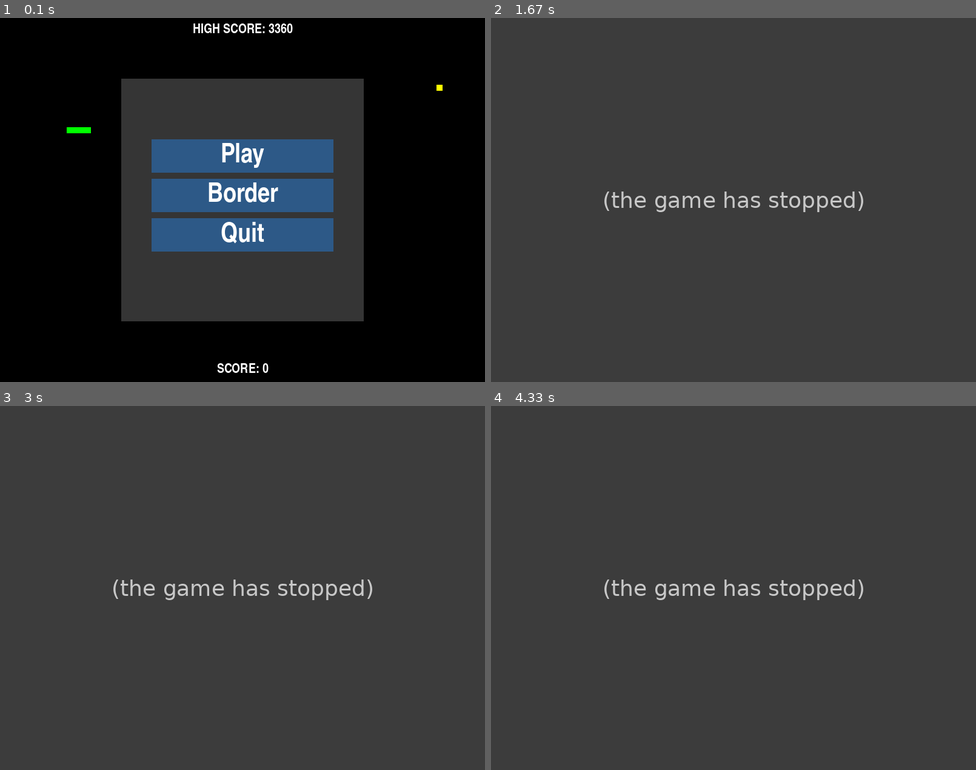
Above: before the commit, frames 1-4 (two rows, left to right).
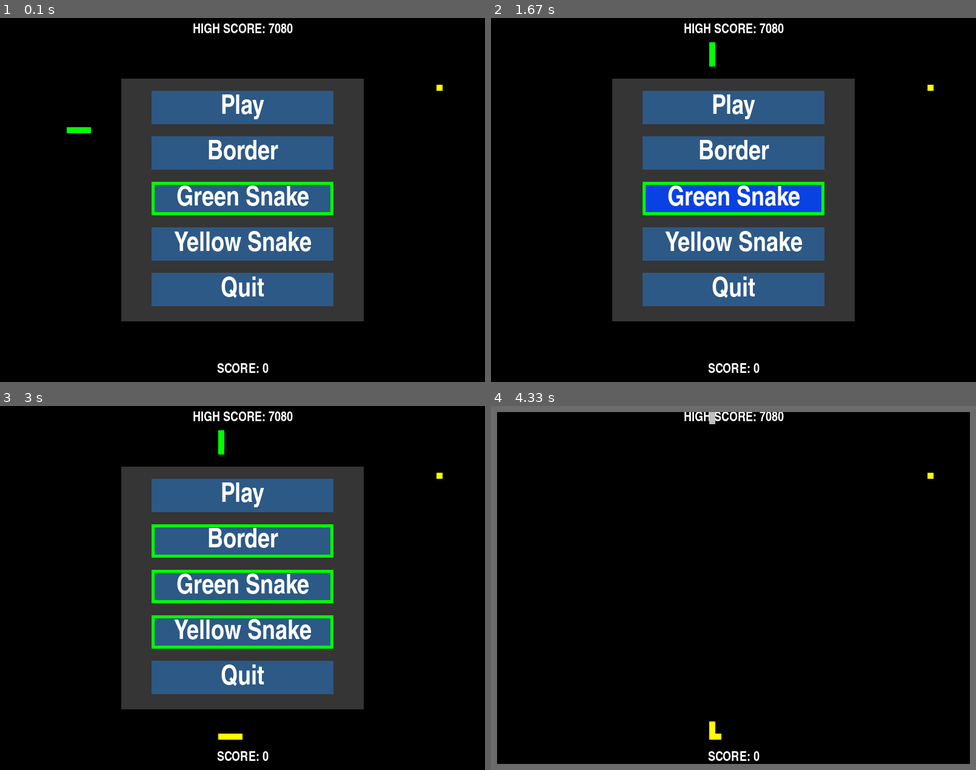
Above: after the commit, the same moments.

Repository: Maiku-san/Snake-PyGame
Game: pygame game, started from SnakeGame.py
Same seed, same stepped clock (60 frames per second), same inputs: the game is played once before the commit and once after it.
Inputs (mouse positions are in pixels of both pictures, inside the frame that each line leads up to):
- Up to frame 1 (0.1 s): no input
- Up to frame 2 (1.67 s): click (733, 200) at 0.38 s; click (733, 243) at 0.72 s, where only the run after the commit has a clickable "Yellow Snake"; click "Yellow Snake" at 1.05 s; click "Green Snake" at 1.38 s
- Up to frame 3 (3 s): click (252, 464) at 1.72 s; click (247, 624) at 2.05 s; click (227, 526) at 2.38 s; click (174, 511) at 2.72 s
- Up to frame 4 (4.33 s): click "Play" at 3.05 s; tap Up at 3.33 s; hold D 3.67-4.13 s; hold W from 4.17 s (still down)

The runs differ from the first frame. In frame 1, 13% of the frame differs, in the area x 31-69%, y 1-80%; in frame 2, 84%; in frame 3, 84%; in frame 4, 100%, in the area x 0-100%, y 0-100%.
Before the commit the program exited at 0.77 s; later frames show no game.

Commit message:
added second snake

Diff:
--- a/SnakeGame.py
+++ b/SnakeGame.py
@@ -17,10 +17,11 @@
 
 # class instances
 game = Game(list_of_fonts)
-snake_1 = Snake(game, 'green')
-input_control = InputControl(game, snake_1)
+snake_1 = Snake(game, 'green', True)
+snake_2 = Snake(game, 'yellow', False)
+input_control = InputControl(game, snake_1, snake_2)
 fruit_1 = Fruit(game.tile_size, game.WIDTH, game.HEIGHT)
-basket = Basket(game, snake_1, fruit_1)
+basket = Basket(game, snake_1, snake_2, fruit_1)
 
 # game loop
 while game.is_on:
@@ -35,6 +36,7 @@
 	input_control.handle_input()
 	# handle player
 	snake_1.update()
+	snake_2.update()
 	# handle fruit
 	basket.of_fruits()
 	# show game screens
--- a/SnakeHighScore.txt
+++ b/SnakeHighScore.txt
@@ -1 +1 @@
-3360
+7080
--- a/classes/Basket.py
+++ b/classes/Basket.py
@@ -2,9 +2,10 @@
 
 class Basket:
 
-	def __init__(self, game, snake_1, fruit_1):
+	def __init__(self, game, snake_1, snake_2, fruit_1):
 		self.game = game
 		self.snake_1 = snake_1
+		self.snake_2 = snake_2
 		self.fruits = [fruit_1]
 
 	def of_fruits(self):
@@ -14,32 +15,48 @@
 
 	# deal with fruit eating
 	def check_fruit(self, fruit):
-		if self.snake_1.head_position[0] == fruit.position[0] and self.snake_1.head_position[1] == fruit.position[1]:
-			# check fruit effects
+		if self.snake_1.is_active == True:
+			if self.snake_1.head_position[0] == fruit.position[0] and self.snake_1.head_position[1] == fruit.position[1]:
+				self.check_fruit_effect(fruit, self.snake_1)
+
+				self.snake_1.body_position.insert(0, list(self.snake_1.head_position))
+
+				fruit.position, fruit.color = fruit.spawn(self.snake_1.body_position, self.snake_1.is_active, self.snake_2.body_position, self.snake_2.is_active)
+
+		if self.snake_2.is_active == True:
+			if self.snake_2.head_position[0] == fruit.position[0] and self.snake_2.head_position[1] == fruit.position[1]:
+				self.check_fruit_effect(fruit, self.snake_2)
+
+				self.snake_2.body_position.insert(0, list(self.snake_2.head_position))
+
+				fruit.position, fruit.color = fruit.spawn(self.snake_1.body_position, self.snake_1.is_active, self.snake_2.body_position, self.snake_2.is_active)
+
+	def check_fruit_effect(self, fruit, snake):
+		# check fruit effects
 			# GREEN FRUIT
 			if fruit.color == 'green':
-				if self.snake_1.color == 'blue':
+				if snake.color == 'blue':
 					self.game.score += 10 * 2
 				self.game.score += 10
 				# shrink
 				for _ in range(5):
-					if len(self.snake_1.body_position) > 0:
-						self.snake_1.body_position.pop()
+					if len(snake.body_position) > 0:
+						snake.body_position.pop()
 				# get faster!!
-				if self.snake_1.speed_index != len(self.snake_1.speed_options) - 1:
-					self.snake_1.speed_index += 1
-					self.snake_1.speed = self.snake_1.speed_options[self.snake_1.speed_index]
-					self.snake_1.frame_buffer = self.game.fps / self.snake_1.speed
+				if snake.speed_index != len(snake.speed_options) - 1:
+					snake.speed_index += 1
+					snake.speed = snake.speed_options[snake.speed_index]
+					snake.frame_buffer = self.game.fps / snake.speed
 			# BLUE FRUIT
 			if fruit.color == 'blue':
-				if self.snake_1.color == 'blue':
+				if snake.color == 'blue':
 					self.game.score += 15 * 2
 				self.game.score += 15
-				self.snake_1.color = 'blue'
-				self.snake_1.time_being_blue = 0
+				snake.color = 'blue'
+				snake.time_being_blue = 0
 			# YELLOW FRUIT
 			if fruit.color == 'yellow':
-				if self.snake_1.color == 'blue':
+				if snake.color == 'blue':
 					self.game.score += 25 * 2
 				self.game.score += 25
 
@@ -48,18 +65,14 @@
 					self.fruits.append(Fruit(self.game.tile_size, self.game.WIDTH, self.game.HEIGHT))
 			# RED FRUIT
 			if fruit.color == 'red':
-				if self.snake_1.color == 'blue':
+				if snake.color == 'blue':
 					self.game.score += 50 * 2
 				self.game.score += 25
 				# growth spurt
 				for _ in range(5):
-					self.snake_1.body_position.insert(0, list(self.snake_1.head_position))
+					snake.body_position.insert(0, list(snake.head_position))
 				# slow down
-				if self.snake_1.speed_index != 1:
-					self.snake_1.speed_index -= 1
-					self.snake_1.speed = self.snake_1.speed_options[self.snake_1.speed_index]
-					self.snake_1.frame_buffer = self.game.fps / self.snake_1.speed
-
-			self.snake_1.body_position.insert(0, list(self.snake_1.head_position))
-
-			fruit.position, fruit.color = fruit.spawn(self.snake_1.body_position)
+				if snake.speed_index != 1:
+					snake.speed_index -= 1
+					snake.speed = snake.speed_options[snake.speed_index]
+					snake.frame_buffer = self.game.fps / snake.speed
--- a/classes/Button.py
+++ b/classes/Button.py
@@ -2,13 +2,14 @@
 
 class Button:
 
-    def __init__(self, position_x, position_y, width, height, text_content, clicked):
+    def __init__(self, position_x, position_y, width, height, text_content, clicked, toggled):
         self.position_x = position_x
         self.position_y = position_y
         self.width = width
         self.height = height
         self.text_content = text_content
         self.clicked = clicked
+        self.toggled = toggled
 
         self.rectangle = pygame.Rect(position_x, position_y, width, height)
 
--- a/classes/Fruit.py
+++ b/classes/Fruit.py
@@ -10,19 +10,29 @@
 		self.color = random.choice(['red', 'green', 'blue', 'yellow'])
 		print(f"fruit position: {self.position}")
 
+
 	def get_fruit_position(self):
 		return [
 			int(random.randint(self.tile_size, self.window_WIDTH - self.tile_size*2) / self.tile_size) * self.tile_size,
 			int(random.randint(self.tile_size, self.window_HEIGHT - self.tile_size*2) / self.tile_size) * self.tile_size
 			]
 
-	def spawn(self, snake_1_body_position):
+	def spawn(self, snake_1_body_position, snake_1_is_active, snake_2_body_position, snake_2_is_active):
 		fruit_position = self.get_fruit_position()
 		fruit_color = random.choice(['red', 'green', 'blue', 'yellow'])
 
-		while fruit_position in snake_1_body_position:
-			print("fruit attempted to spawn in a position occupied by a snake's body")
-			fruit_position = self.get_fruit_position()
+		# while fruit_position in snake_1_body_position or fruit_position in snake_2_body_position:
+		# 	print("fruit attempted to spawn in a position occupied by a snake's body")
+		# 	fruit_position = self.get_fruit_position()
+		while True:
+			if snake_1_is_active and fruit_position in snake_1_body_position:
+				fruit_position = self.get_fruit_position()
+				continue
+			if snake_2_is_active and fruit_position in snake_2_body_position:
+				fruit_position = self.get_fruit_position()
+				continue
+
+			break
 
 		return fruit_position, fruit_color
 
--- a/classes/Game.py
+++ b/classes/Game.py
@@ -35,10 +35,12 @@
 	menu_surface.fill((107, 107, 107))
 
 	# buttons
-	play_button = Button(250, 200, 300, 55, 'Play', False)
-	map_selection_button = Button(250, 265, 300, 55, 'Border', False)
-	quit_button = Button(250, 330, 300, 55, 'Quit', False)
-	menu_buttons = [play_button, map_selection_button, quit_button]
+	play_button = Button(250, 120, 300, 55, 'Play', False, False)
+	map_selection_button = Button(250, 195, 300, 55, 'Border', False, False)
+	green_snake_button = Button(250, 270, 300, 55, 'Green Snake', False, True)
+	yellow_snake_button = Button(250, 345, 300, 55, 'Yellow Snake', False, False)
+	quit_button = Button(250, 420, 300, 55, 'Quit', False, False)
+	menu_buttons = [play_button, map_selection_button, green_snake_button, yellow_snake_button, quit_button]
 
 	def __init__(self, list_of_fonts):
 		self.is_on = True
@@ -67,11 +69,17 @@
 		self.screen.blit(self.menu_surface, (200, 100))
 		# buttons on menu
 		self.play_button.draw(self.screen, self.list_of_fonts[1])
+		self.green_snake_button.draw(self.screen, self.list_of_fonts[1])
+		if self.green_snake_button.toggled:
+			pygame.draw.rect(self.screen, 'green', (250, 270, 300, 55), 5)
+		self.yellow_snake_button.draw(self.screen, self.list_of_fonts[1])
+		if self.yellow_snake_button.toggled:
+			pygame.draw.rect(self.screen, 'green', (250, 345, 300, 55), 5)
 		self.quit_button.draw(self.screen, self.list_of_fonts[1])
 		# map switch button to select border/no border
 		self.map_selection_button.draw(self.screen, self.list_of_fonts[1])
 		if self.active_map == 'Border Map':
-			pygame.draw.rect(self.screen, 'green', (250, 265, 300, 55), 5)
+			pygame.draw.rect(self.screen, 'green', (250, 195, 300, 55), 5)
 
 
 
--- a/classes/InputControl.py
+++ b/classes/InputControl.py
@@ -2,9 +2,10 @@
 
 class InputControl:
 
-	def __init__(self, game, player1):
+	def __init__(self, game, snake_1, snake_2):
 		self.game = game
-		self.player1 = player1
+		self.snake_1 = snake_1
+		self.snake_2 = snake_2
 
 
 	def handle_input(self):
@@ -34,17 +35,54 @@
 				else:
 					self.game.active_map = 'Borderless Map'
 
+			if self.game.green_snake_button.check_mouse_hover_button() and event.type == pygame.MOUSEBUTTONDOWN:
+				if self.snake_1.is_active is False:
+					self.snake_1.is_active = True
+				else:
+					self.snake_1.is_active = False
+					self.snake_1.change_direction_to = ''
+					self.snake_1.is_moving = False
+					self.snake_1.head_position, self.snake_1.body_position, self.snake_1.direction = self.snake_1.spawn()
+
+				if self.game.green_snake_button.toggled == False:
+					self.game.green_snake_button.toggled = True
+				else:
+					self.game.green_snake_button.toggled = False
+
+			if self.game.yellow_snake_button.check_mouse_hover_button() and event.type == pygame.MOUSEBUTTONDOWN:
+				if self.snake_2.is_active is False:
+					self.snake_2.is_active = True
+				else:
+					self.snake_2.is_active = False
+					self.snake_2.change_direction_to = ''
+					self.snake_2.is_moving = False
+					self.snake_2.head_position, self.snake_2.body_position, self.snake_2.direction = self.snake_2.spawn()
+
+				if self.game.yellow_snake_button.toggled == False:
+					self.game.yellow_snake_button.toggled = True
+				else:
+					self.game.yellow_snake_button.toggled = False
+
 			# handle keyboard controls
 			if event.type == pygame.KEYDOWN:
 				if self.game.is_paused is False:
 					if event.key == pygame.K_UP:
-						self.player1.change_direction_to = 'UP'
+						self.snake_1.change_direction_to = 'UP'
 					if event.key == pygame.K_DOWN:
-						self.player1.change_direction_to = 'DOWN'
+						self.snake_1.change_direction_to = 'DOWN'
 					if event.key == pygame.K_LEFT:
-						self.player1.change_direction_to = 'LEFT'
+						self.snake_1.change_direction_to = 'LEFT'
 					if event.key == pygame.K_RIGHT:
-						self.player1.change_direction_to = 'RIGHT'
+						self.snake_1.change_direction_to = 'RIGHT'
+
+					if event.key == pygame.K_w:
+						self.snake_2.change_direction_to = 'UP'
+					if event.key == pygame.K_s:
+						self.snake_2.change_direction_to = 'DOWN'
+					if event.key == pygame.K_a:
+						self.snake_2.change_direction_to = 'LEFT'
+					if event.key == pygame.K_d:
+						self.snake_2.change_direction_to = 'RIGHT'
 
 				# press ESC to bring up menu screen and pause the game
 				if event.key == pygame.K_ESCAPE:
--- a/classes/Snake.py
+++ b/classes/Snake.py
@@ -12,33 +12,35 @@
 	# snake is blue
 	time_being_blue = 0
 
-	def __init__(self, game, color):
+	def __init__(self, game, color, is_active):
 		self.game = game
 		self.color = color
+		self.is_active = is_active
 		self.head_position, self.body_position, self.direction = self.spawn()
 		print(f"snake head: {self.head_position}\nsnake body: {self.body_position}\nsnake facing: {self.direction}")
 		self.change_direction_to = ''
 		self.is_moving = False
 		self.frame_buffer = self.game.fps / self.speed
 
+		self.original_color = color
 
 	def update(self):
+		if self.is_active:
+			if self.color == 'blue' and self.game.is_paused is False:
+				self.time_being_blue += 1
+			if self.time_being_blue == 600:
+				self.time_being_blue = 0
+				self.color = self.original_color
 
-		if self.color == 'blue' and self.game.is_paused is False:
-			self.time_being_blue += 1
-		if self.time_being_blue == 600:
-			self.time_being_blue = 0
-			self.color = 'green'
+			self.movement_frame_counter += 1
+			if self.movement_frame_counter == self.frame_buffer:
+				self.movement_frame_counter = 0
 
-		self.movement_frame_counter += 1
-		if self.movement_frame_counter == self.frame_buffer:
-			self.movement_frame_counter = 0
+				self.change_direction()
+				self.move()
+				self.check_collisions()
 
-			self.change_direction()
-			self.move()
-			self.check_collisions()
-
-		self.draw()
+			self.draw()
 
 	def spawn(self):
 		spawn_head =  [
